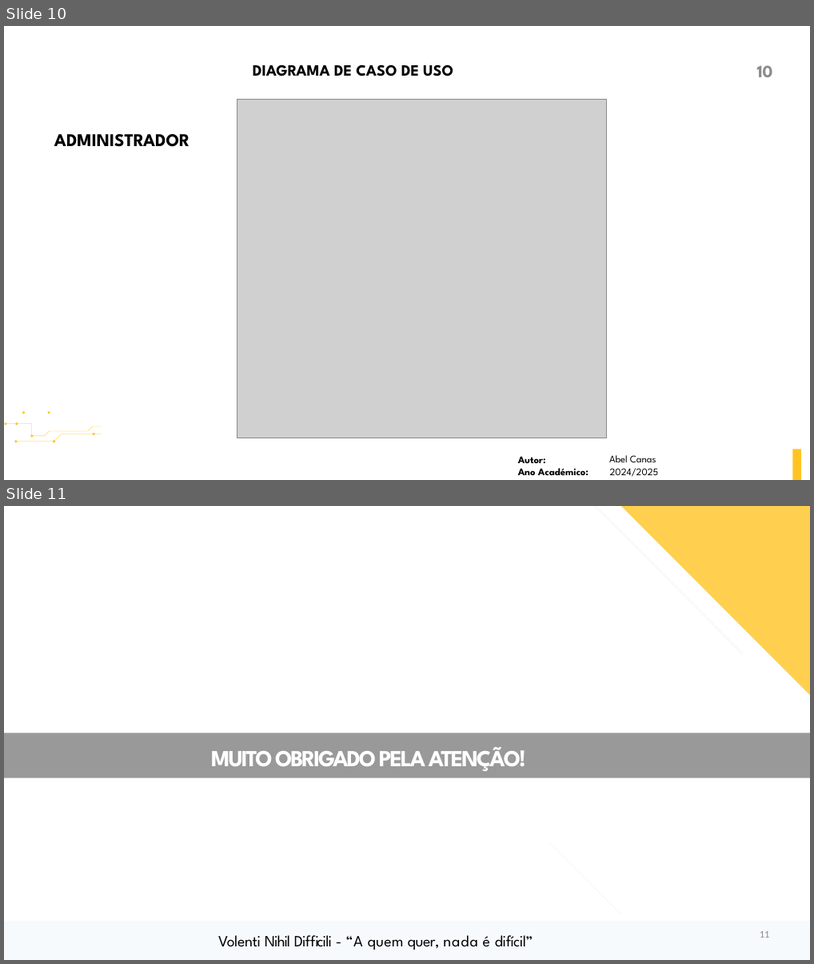
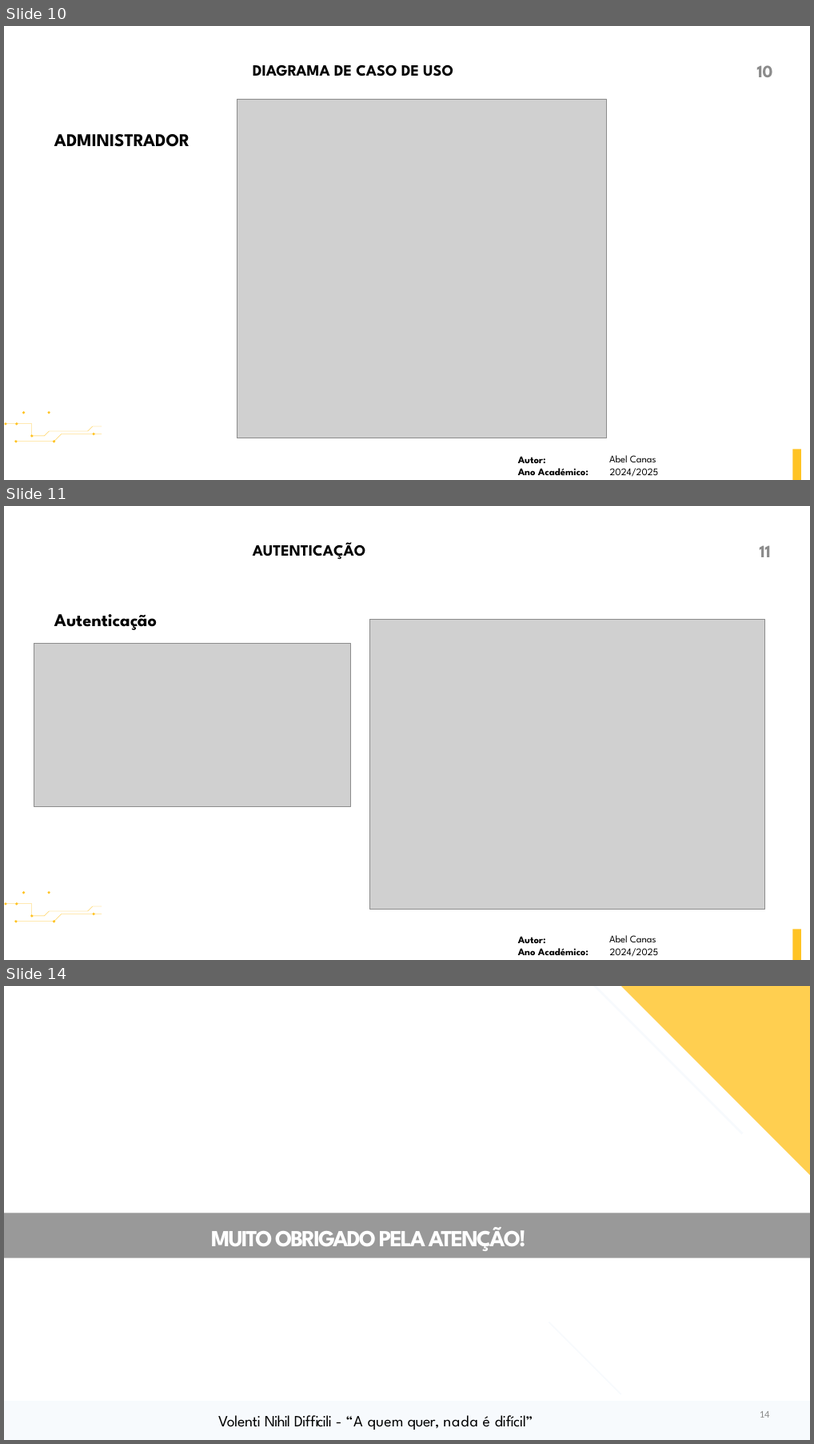
Before and after one commit to SW-Wanted/plataforma-de-comunicacao, a slide deck: Exame_T3_G04/docs/Apresentacao_do_Programa.pptx. Shown one above the other, each under a label of ours: slides 10 and 11 before the commit, slides 10, 11 and 14 after it; the slides between them are not shown. The pictures are 814x964 and 814x1444 pixels, drawn with LibreOffice and Linux fonts; fonts in the diff are those of the drawing; grey boxes stand for pictures; background and template pictures are left out. Boxes give left, top, right and bottom in pixels: in the first picture for what was removed or moved away, otherwise in the second. Text is boxed around its words. In the diff, an @@ line names an element or a change of style, - is before the commit and + after.

```diff
--- a/Exame_T3_G04/docs/Apresentacao_do_Programa.pptx
+++ b/Exame_T3_G04/docs/Apresentacao_do_Programa.pptx
@@ slide 11 added at [4,506,810,960], background #FFFFFF; not listed: 4 template elements that a slide beside it also shows @@
@@ title added at [253,542,366,560], 28 pt, text #000000, bold @@
+AUTENTICAÇÃO
@@ page number added at [760,546,771,557], 31 pt, text #8C8C8C, bold @@
+11
@@ text added at [54,614,157,630], 32 pt, text #000000, bold @@
+Autenticação
@@ picture added at [370,620,766,908] @@
@@ picture added at [34,643,350,805] @@
@@ text added at [610,935,657,942], 18 pt, text #000000 @@
+Abel Canas
@@ text added at [610,948,659,956], 18 pt, text #000000 @@
+2024/2025
@@ what was slide 11 is now slide 14 @@
@@ page number at [760,1411,770,1417]: text changed @@
-11
+14
```
Also in this commit, not shown: 1 slide changed, 2 other slides added, 5 other files.
